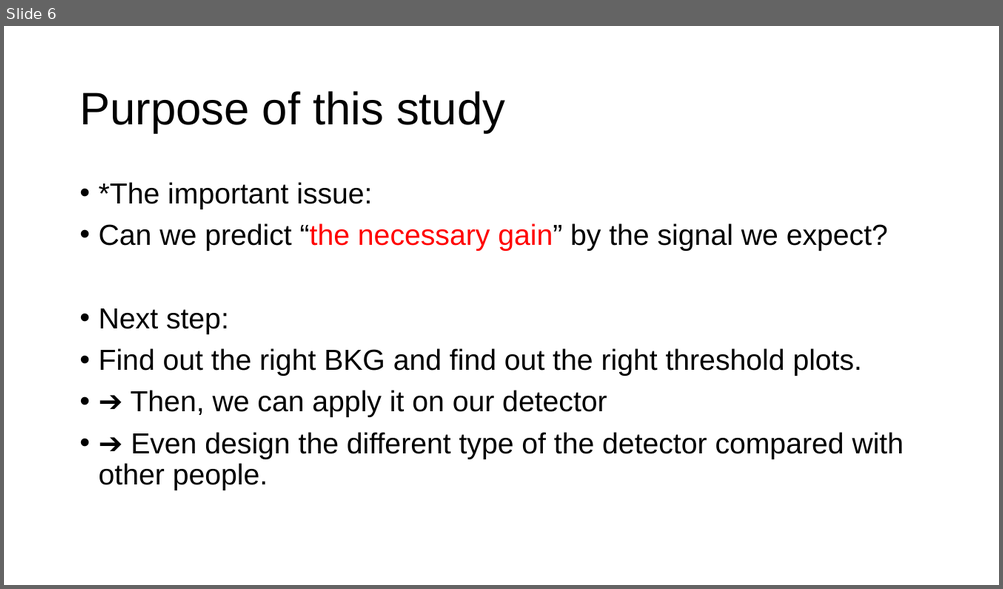
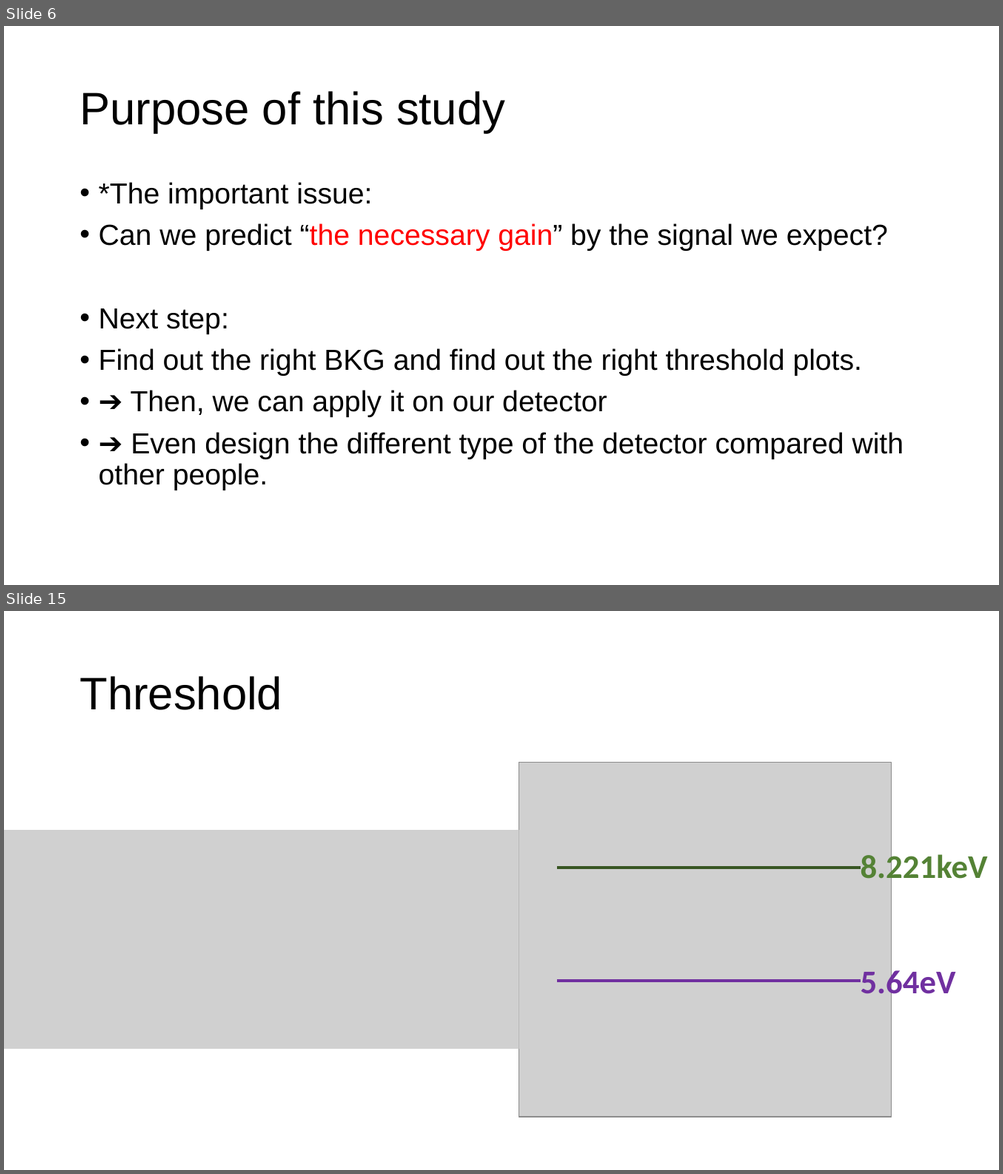
Before and after one commit to chihyeh/IoPAS_GeIA, a slide deck: Report/Signal_threshold_prediction.pptx. Shown one above the other, each under a label of ours: slide 6 before the commit, slides 6 and 15 after it; the slides between them are not shown. The pictures are 1003x589 and 1003x1174 pixels, drawn with LibreOffice and Linux fonts; fonts in the diff are those of the drawing; grey boxes stand for pictures. Boxes give left, top, right and bottom in pixels: in the first picture for what was removed or moved away, otherwise in the second. Text is boxed around its words. In the diff, an @@ line names an element or a change of style, - is before the commit and + after.

```diff
--- a/Report/Signal_threshold_prediction.pptx
+++ b/Report/Signal_threshold_prediction.pptx
@@ slide 15 added at [4, 611, 999, 1170], background #FFFFFF @@
@@ title added at [79, 676, 282, 710], 44 pt, text #000000 @@
+Threshold
@@ picture added at [519, 763, 891, 1118] @@
@@ picture added at [4, 830, 519, 1050] @@
@@ text added at [860, 851, 987, 887], 32 pt, text #548235, bold @@
+8.221keV
@@ line added from (557, 868) to (859, 868), #385723 3 pt @@
@@ line added from (557, 981) to (859, 981), #7030A0 3 pt @@
@@ text added at [860, 966, 956, 1002], 32 pt, text #7030A0, bold @@
+5.64eV
```
Also in this commit, not shown: 8 other slides added, 7 other files.
